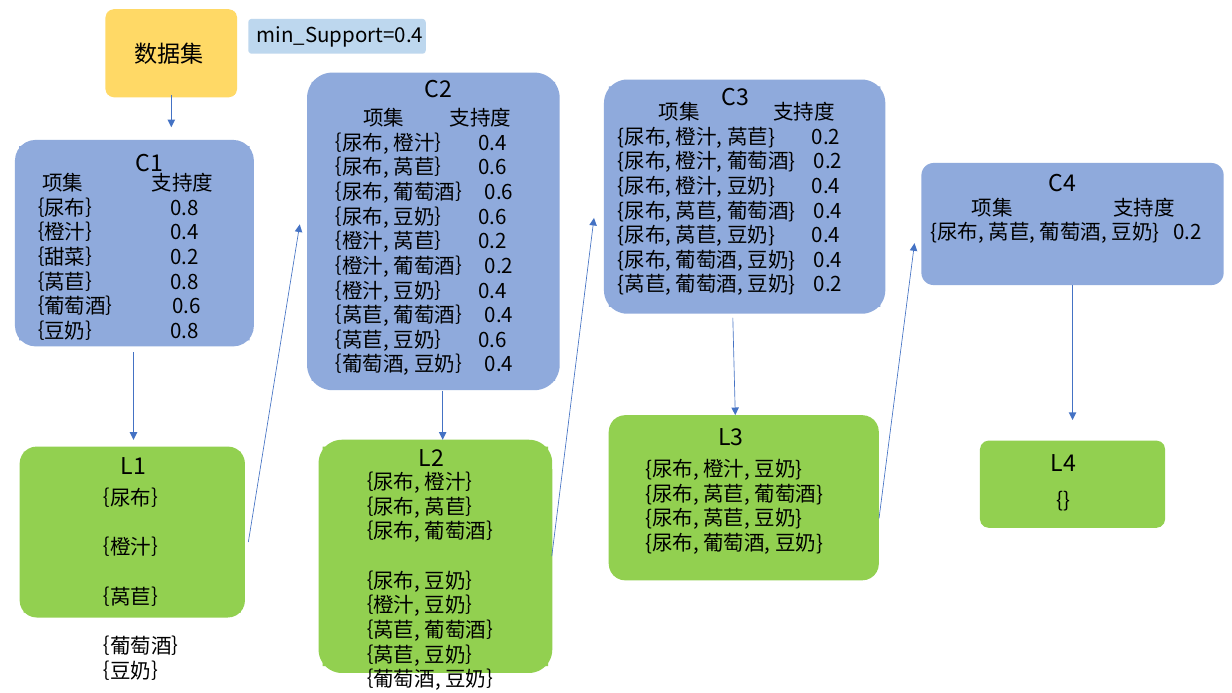
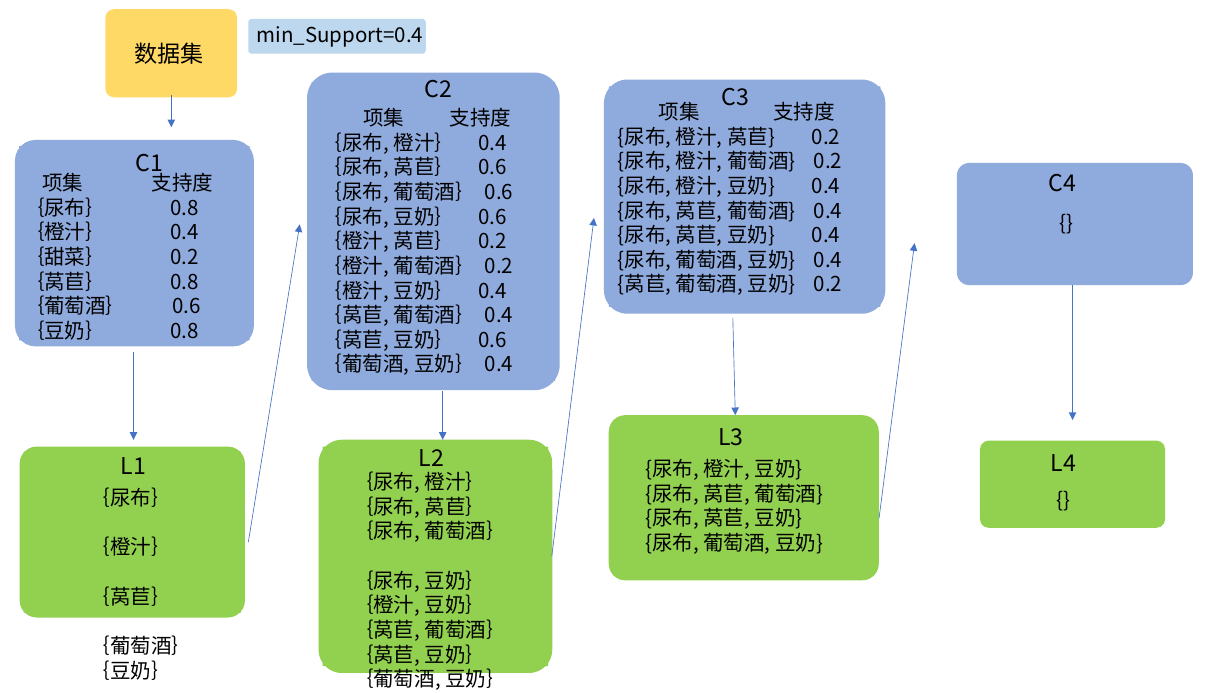
Before and after one commit to IamCatkin/myblogphotos, a slide deck: slide 2 of Apriori算法/2.pptx. Drawn at 1232x693 pixels with LibreOffice and Linux fonts; fonts in the diff are those of the drawing. Boxes give left, top, right and bottom in pixels: in the first picture for what was removed or moved away, otherwise in the second. Text is boxed around its words. In the diff, an @@ line names an element or a change of style, - is before the commit and + after.

Commit message:
up

```diff
--- a/Apriori算法/2.pptx
+++ b/Apriori算法/2.pptx
@@ rounded rectangle: place and size @@
-rounded rectangle at [921, 163, 1224, 285]
+rounded rectangle at [958, 163, 1193, 285]
@@ rectangle: place and size @@
-rectangle at [927, 166, 1219, 281]
+rectangle at [961, 166, 1189, 281]
@@ text at [931, 197, 1201, 243]: text changed @@
-项集 支持度
-{尿布, 莴苣, 葡萄酒, 豆奶} 0.2
+{}
```
